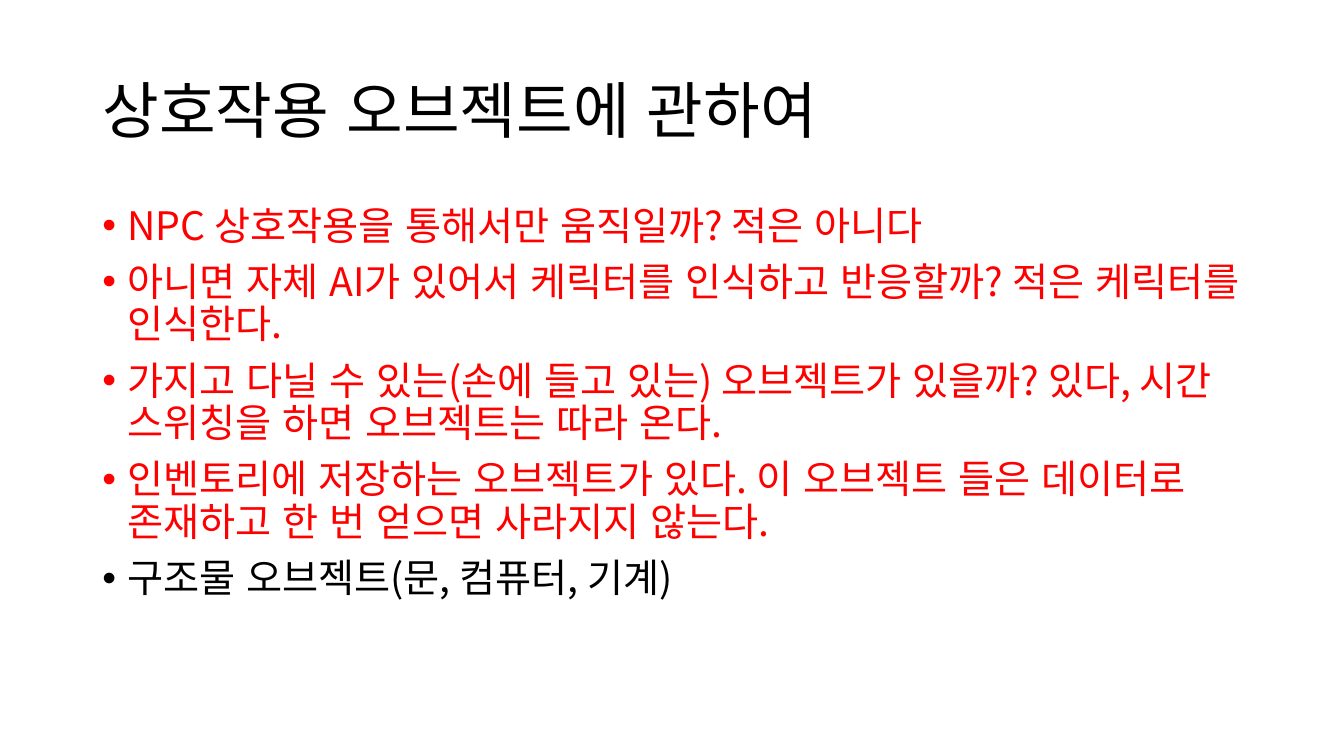
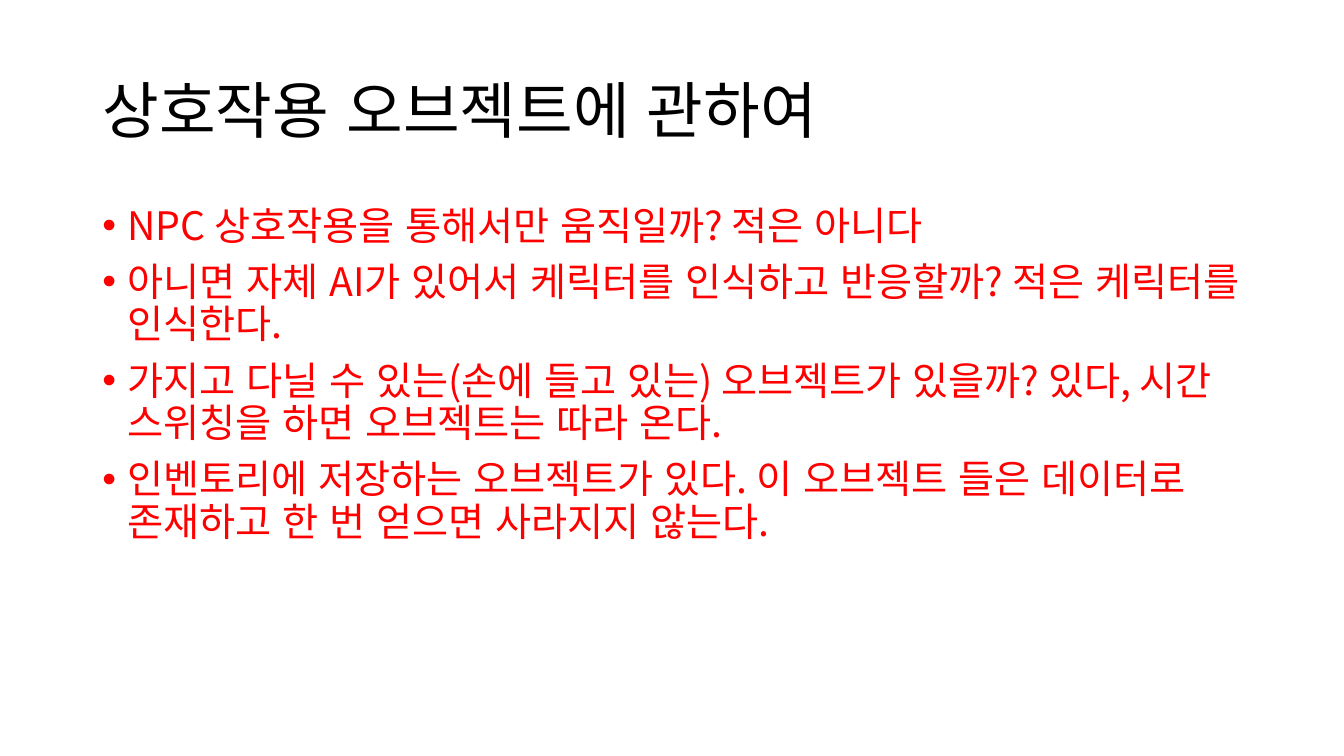
Before and after one commit to JSungMin/MomentFlow05, a slide deck: slide 8 of Documents/기획/시스템기획/게임플레이기획_시스템.pptx. Drawn at 1344x756 pixels with LibreOffice and Linux fonts; fonts in the diff are those of the drawing. Boxes give left, top, right and bottom in pixels: in the first picture for what was removed or moved away, otherwise in the second. Text is boxed around its words. In the diff, an @@ line names an element or a change of style, - is before the commit and + after.

```diff
--- a/Documents/기획/시스템기획/게임플레이기획_시스템.pptx
+++ b/Documents/기획/시스템기획/게임플레이기획_시스템.pptx
@@ text at box(128, 559, 672, 600): paragraph removed @@
-• 구조물 오브젝트(문, 컴퓨터, 기계)
```
Also in this commit, not shown: 3 other slides changed, 1 slide removed, 16 other files.
